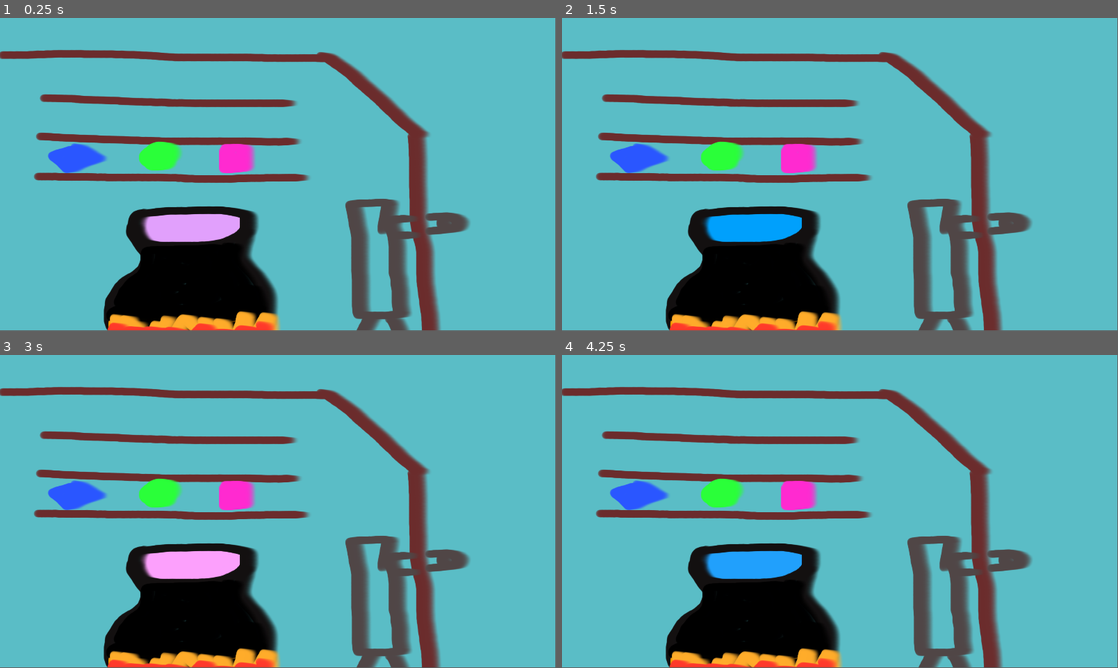
Above: before the commit, frames 1-4 (two rows, left to right).
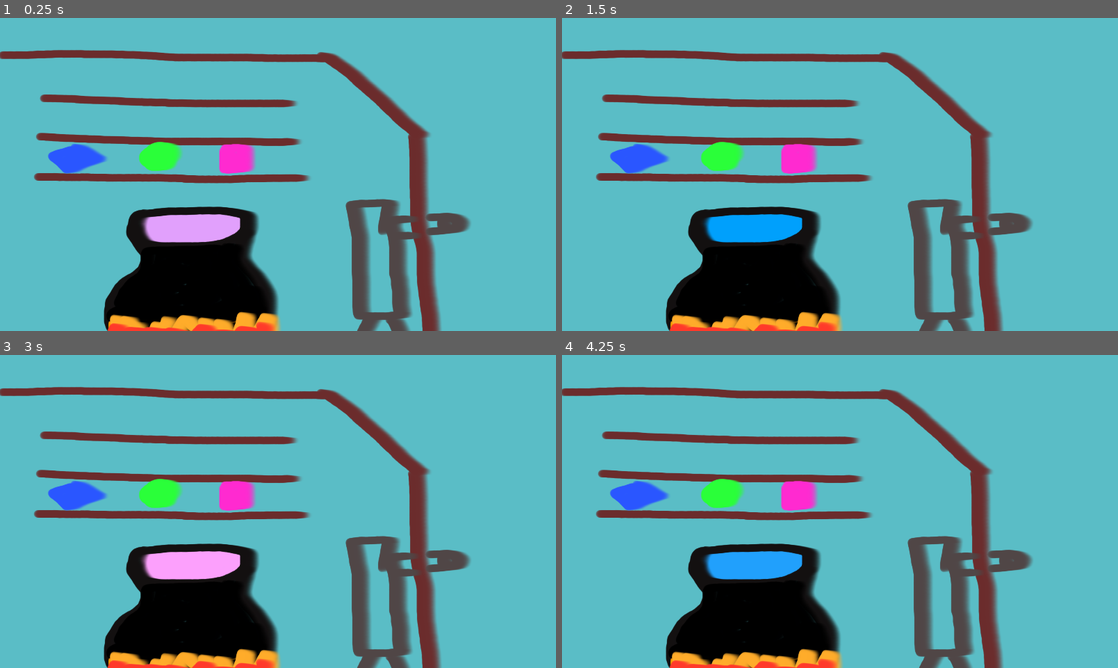
Above: after the commit, the same moments.

Repository: jackfruitgames/ahirutochi
Game: Godot game, scene res://scenes/Game/game.tscn
Same seed, same stepped clock (60 frames per second), same inputs: the game is played once before the commit and once after it. Before the commit the project has no main scene; this scene is started directly in both runs.
Inputs:
- Up to frame 1 (0.25 s): no input
- Up to frame 2 (1.5 s): no input
- Up to frame 3 (3 s): no input
- Up to frame 4 (4.25 s): no input
In our replay, the window is 799x449 before the commit and 800x450 after it. These sizes can differ from the game's own. Grey fills any space a smaller window leaves; there, only what the larger window draws over its background counts as a difference.

The runs differ from the first frame. In frame 1, 1.7% of the frame differs, in the area x 5-84%, y 10-100%; in frame 2, 1.7%; in frame 3, 1.7%; in frame 4, 1.7%.

Commit message:
Some basic game config

Diff:
--- a/project.godot
+++ b/project.godot
@@ -11,6 +11,7 @@
 [application]
 
 config/name="Ahirutochi"
+run/main_scene="res://scenes/Game/game.tscn"
 config/features=PackedStringArray("4.3", "GL Compatibility")
 config/icon="res://icon.svg"
 
@@ -18,6 +19,7 @@
 
 window/size/viewport_width=1920
 window/size/viewport_height=1080
+window/stretch/mode="viewport"
 
 [file_customization]
 
